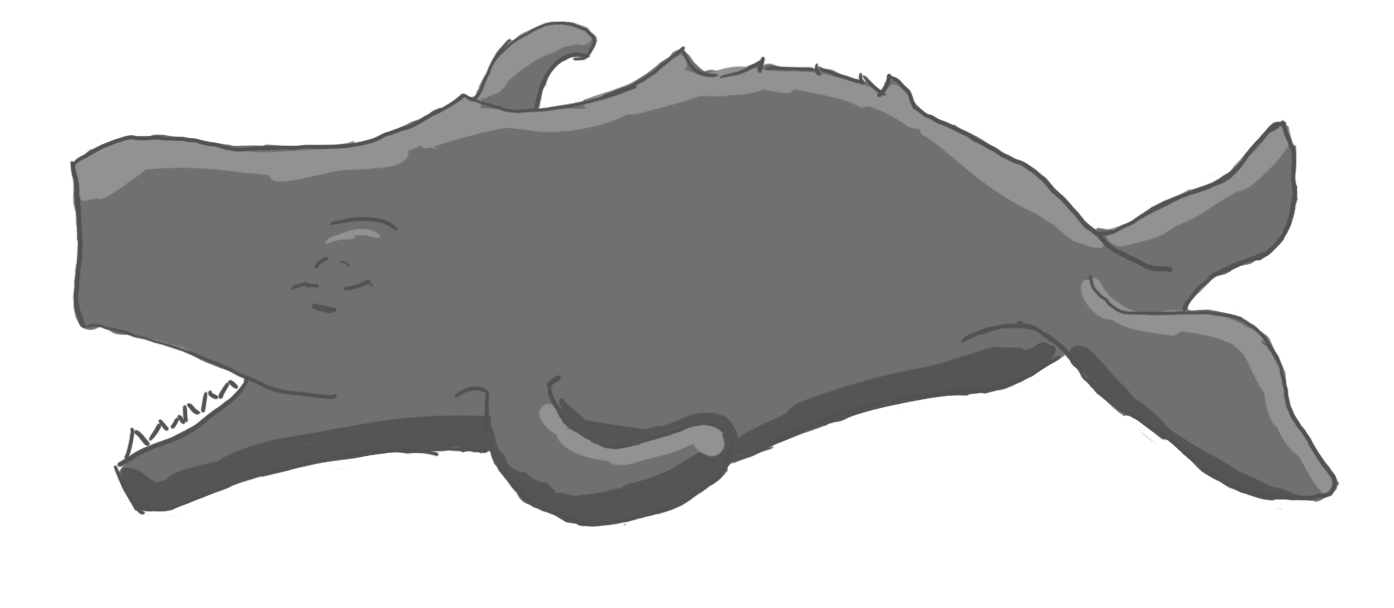
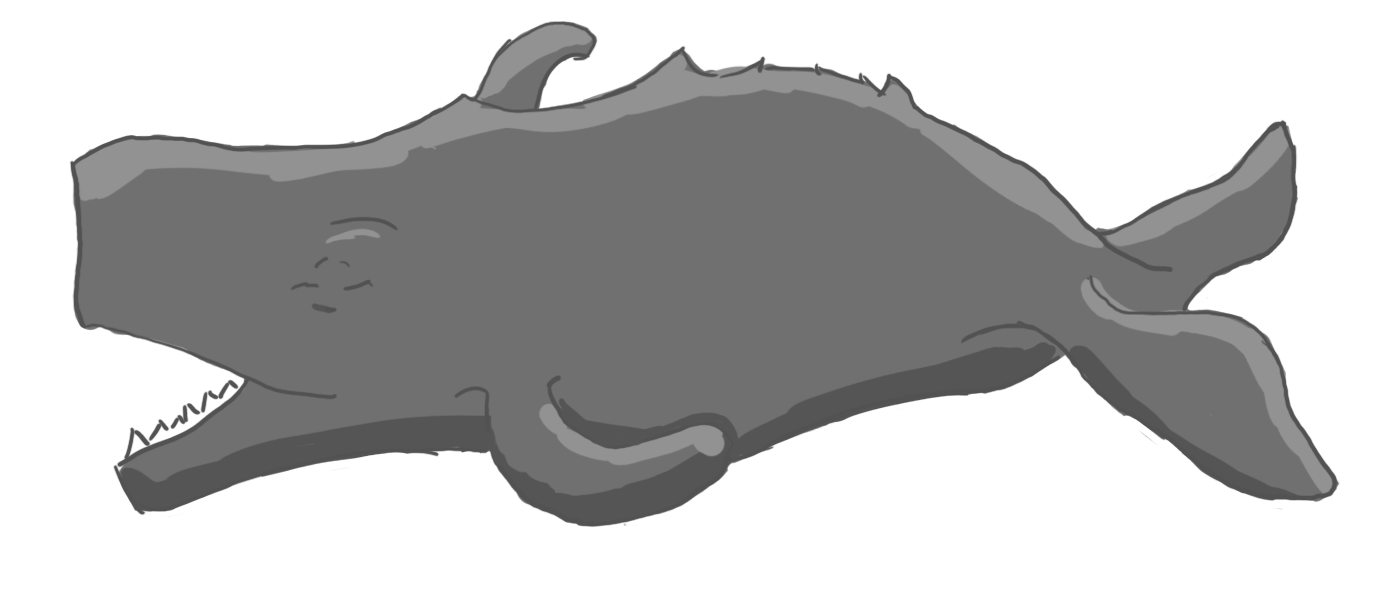
Two versions of the same layered image (1394x608). Layer-by-layer changes:
painted on "color" over [172, 387, 246, 437]
